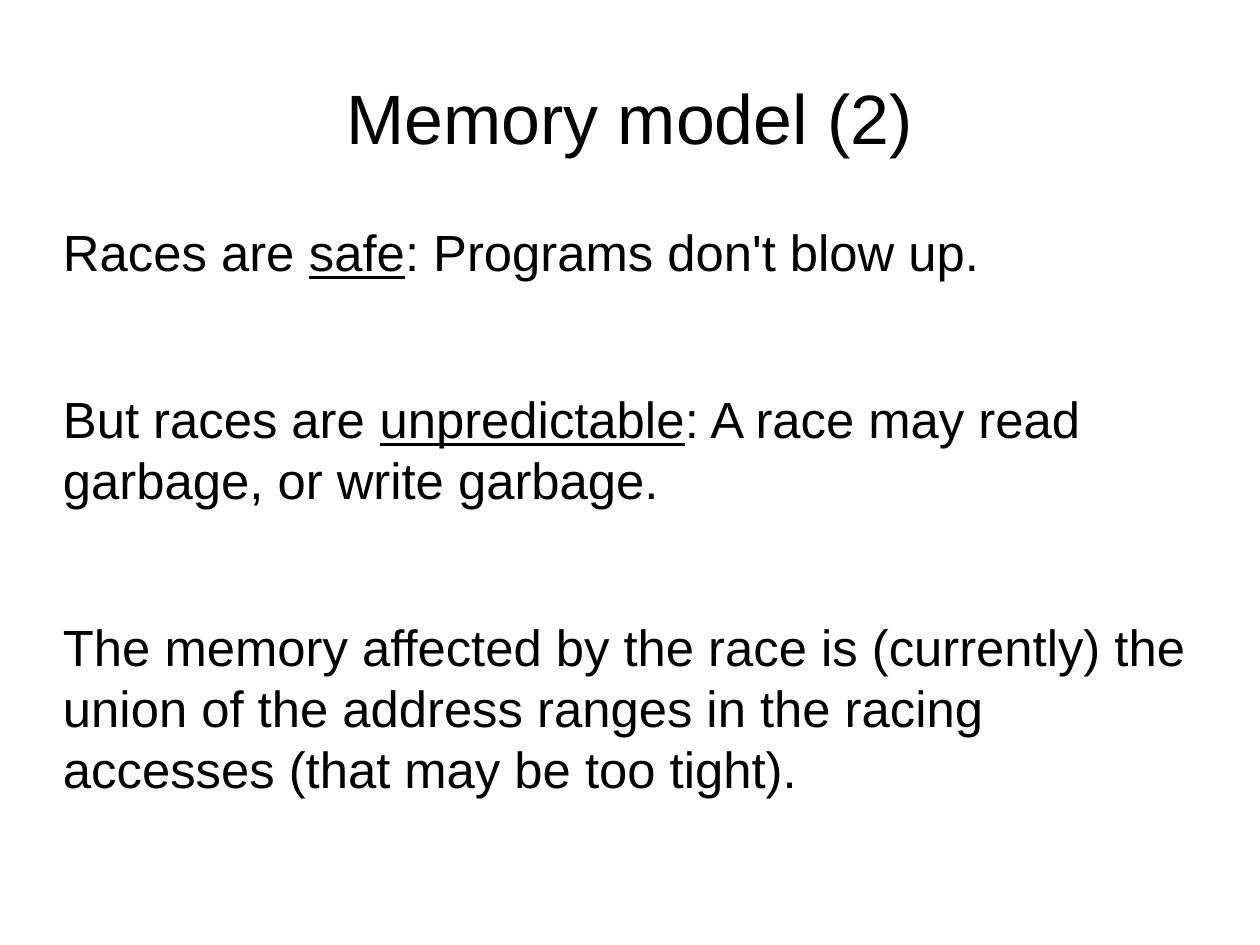
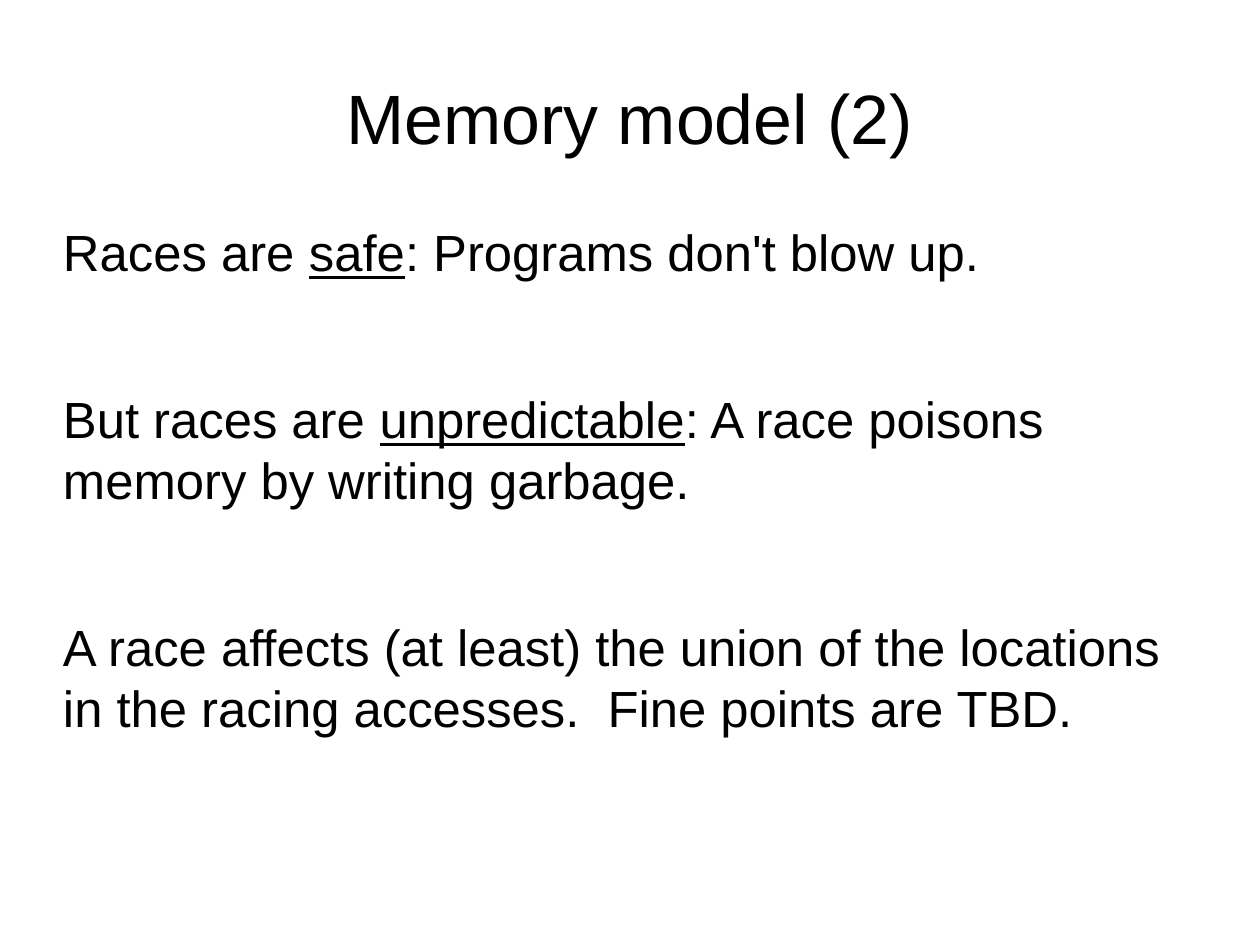
Before and after one commit to tc39/proposal-ecmascript-sharedmem, a slide deck: slide 12 of tc39/presentation-sept-2015.odp. Drawn at 1260x945 pixels with LibreOffice and Linux fonts; fonts in the diff are those of the drawing. Boxes give left, top, right and bottom in pixels: in the first picture for what was removed or moved away, otherwise in the second. Text is boxed around its words. In the diff, an @@ line names an element or a change of style, - is before the commit and + after.

```diff
--- a/tc39/presentation-sept-2015.odp
+++ b/tc39/presentation-sept-2015.odp
@@ text at (63, 401, 1159, 738): text changed @@
-But races are unpredictable: A race may read garbage, or write garbage.
-The memory affected by the race is (currently) the union of the address ranges in the racing accesses (that may be too tight).
+But races are unpredictable: A race poisons memory by writing garbage.
+A race affects (at least) the union of the locations in the racing accesses. Fine points are TBD.
```
Also in this commit, not shown: 6 other slides changed, 6 slides added, 1 slide removed.
